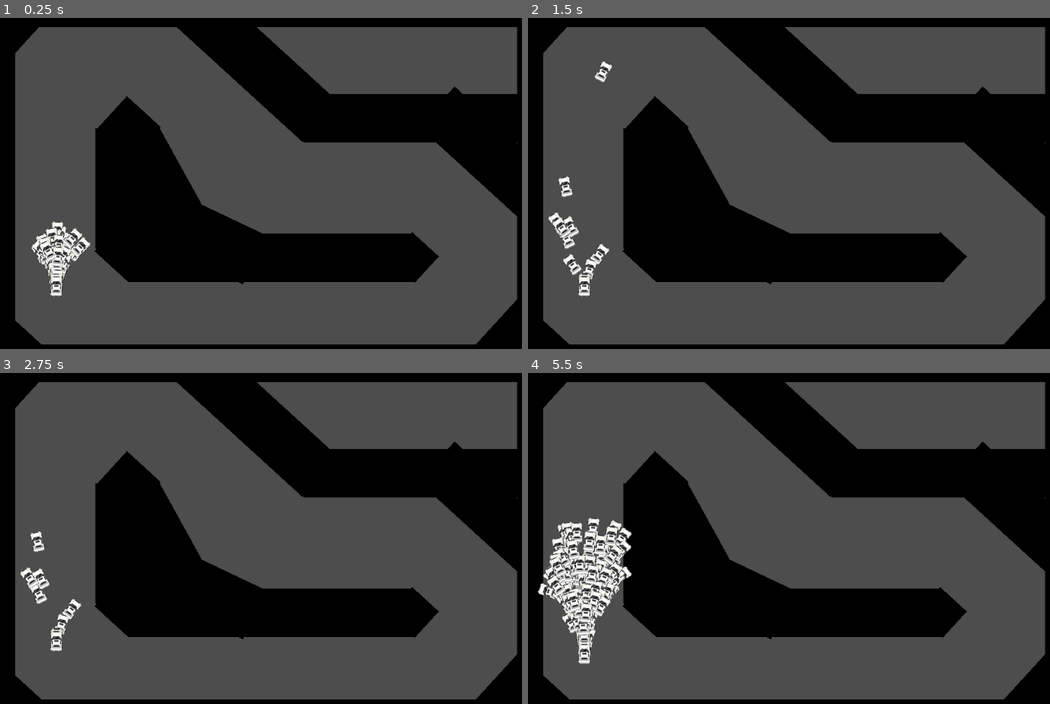
Above: before the commit, frames 1-4 (two rows, left to right).
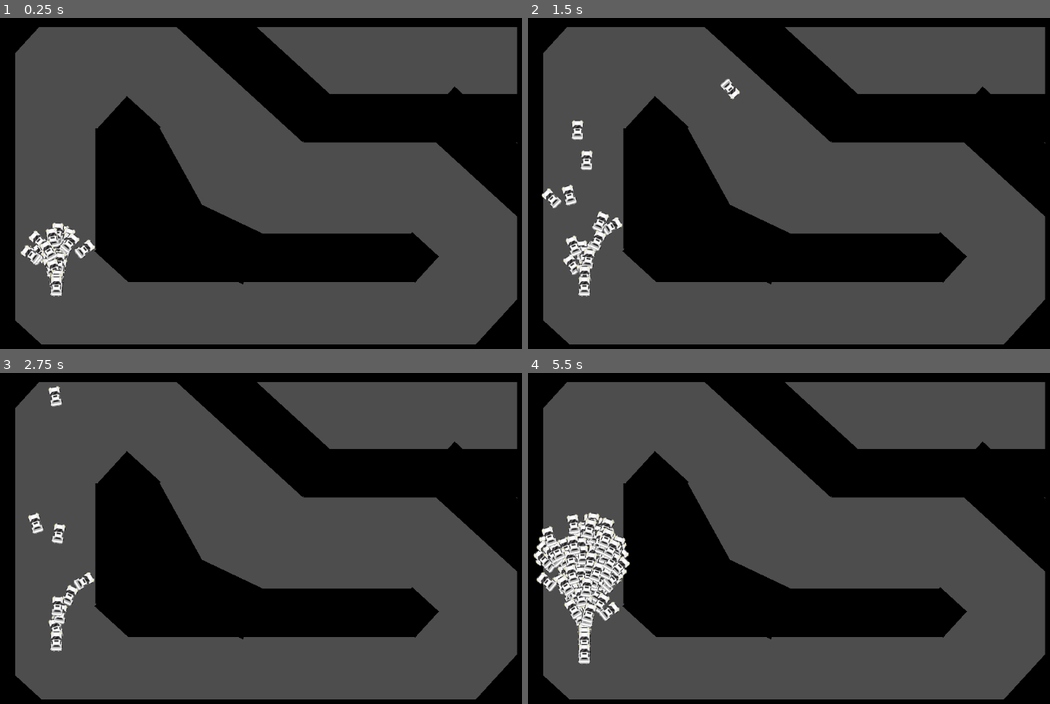
Above: after the commit, the same moments.

Repository: Eliyaan/IA_Voitures_GeneticAlgorithm
Game: Godot game, scene res://scene/main.tscn
Same seed, same stepped clock (60 frames per second), same inputs: the game is played once before the commit and once after it.
Inputs:
- Up to frame 1 (0.25 s): no input
- Up to frame 2 (1.5 s): no input
- Up to frame 3 (2.75 s): no input
- Up to frame 4 (5.5 s): tap Enter at 4.25 s

The runs differ from the first frame. In frame 1, 1.0% of the frame differs, in the area x 3-19%, y 61-82%; in frame 2, 1.7%; in frame 3, 1.2%; in frame 4, 3.9%, in the area x 1-20%, y 42-86%.

Commit message:
ca marche pas mais wip normalement

Diff:
--- a/codes/voiture.gd
+++ b/codes/voiture.gd
@@ -82,11 +82,14 @@
 
 func raycast():
 	var nn_array = []
-	for i in range($Controler/Rays.get_child_count()):
-		var ray = $Controler/Rays.get_child(i)
-		ray.force_raycast_update()
-		if ray.is_colliding():
-			nn_array.append(300 - ray.global_transform.origin.distance_to($Controler/Rays.get_child(i).get_collision_point()))
+	var space_state = get_world_2d().direct_space_state
+	var query
+	var result
+	for n in range(5):
+		query = PhysicsRayQueryParameters2D.create(global_position, global_position + Vector2(0, -300).rotated(n*45 - 90), 0b10)
+		result = space_state.intersect_ray(query)  # coords of touch = result.position
+		if result:
+			nn_array.append(300 - global_transform.origin.distance_to(result.position))
 		else:
 			nn_array.append(0)
 	return nn_array
